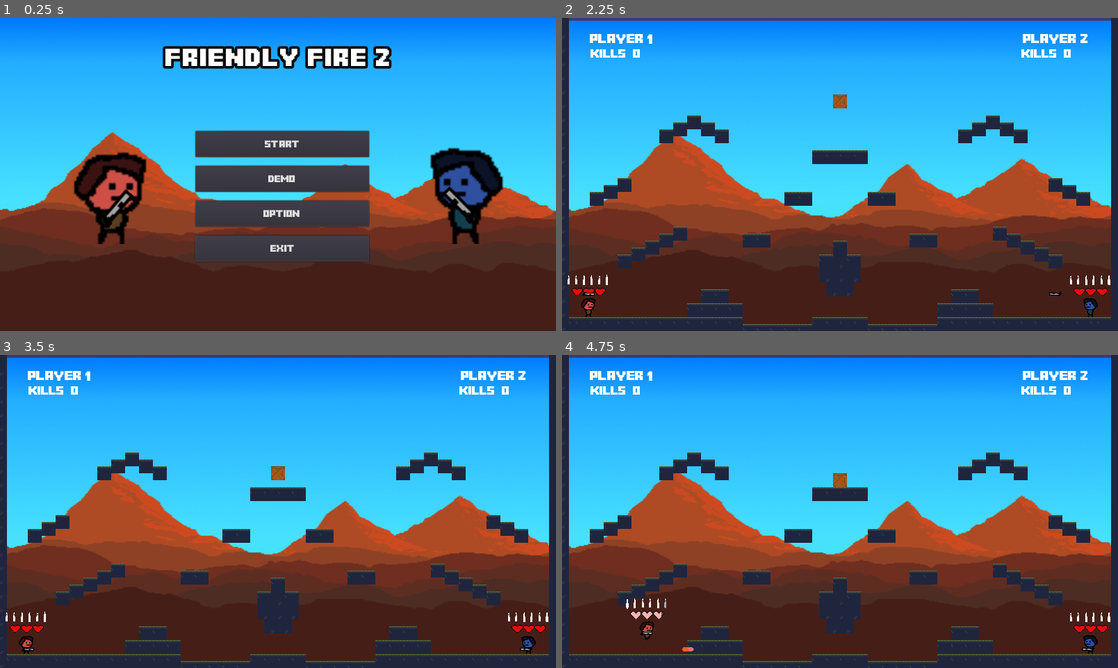
Above: before the commit, frames 1-4 (two rows, left to right).
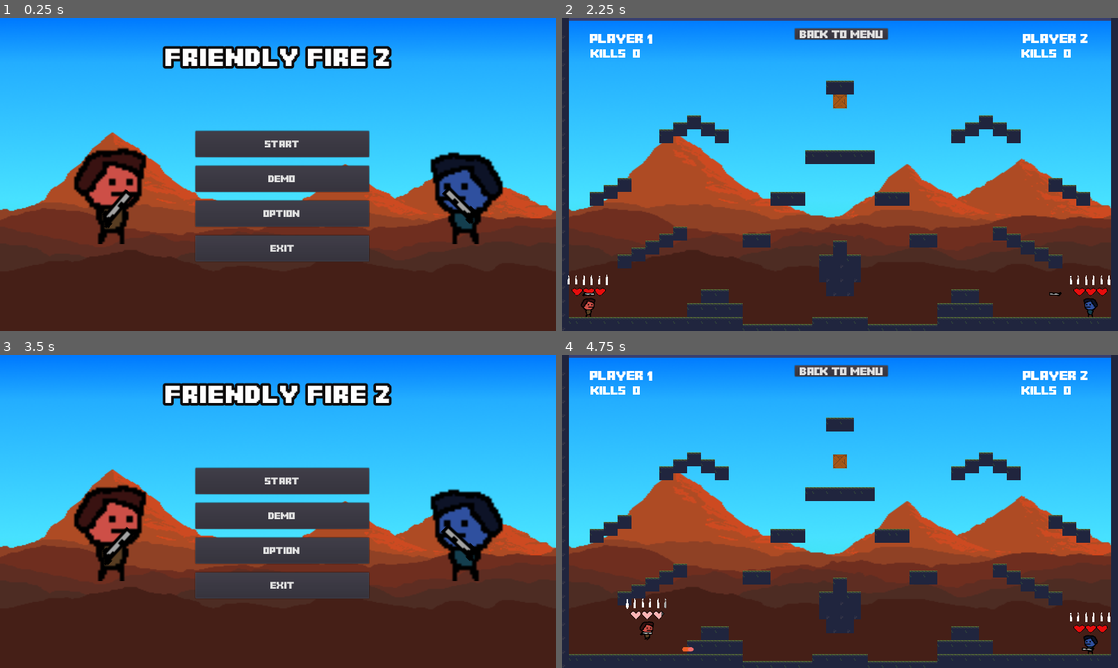
Above: after the commit, the same moments.

Repository: Toefge/InteraktiveSysteme
Game: Godot game, scene res://Menu/Menu.tscn
Two runs of this game, one before a commit and one after it. Both use one fixed random seed, a clock stepped at 60 frames per second and the inputs below.
Inputs (mouse positions are in pixels of both pictures, inside the frame that each line leads up to):
- Up to frame 1 (0.25 s): no input
- Up to frame 2 (2.25 s): click "Demo" at 0.5 s; click "Back To Menu" at 1.25 s; click "Start" at 2 s
- Up to frame 3 (3.5 s): click (278, 370) at 2.75 s, where only the run after the commit has a clickable "Back To Menu"
- Up to frame 4 (4.75 s): click (845, 480) at 3.5 s, where only the run after the commit has a clickable "Start"; move the mouse to (962, 495) at 4.27 s; hold D (right) from 4.28 s (still down); tap Space (fire) at 4.35 s; tap W (up) at 4.52 s

The runs differ from the first frame. In frame 1, 2.4% of the frame differs, in the area x 13-91%, y 41-66%; in frame 2, 1.7%; in frame 3, 32%, in the area x 0-100%, y 0-100%; in frame 4, 1.9%.

Commit message:
Map angepasst und Button im Spiel ergänzt

Diff:
--- a/Demo/DemoGame.gd
+++ b/Demo/DemoGame.gd
@@ -16,4 +16,3 @@
 
 func _on_Button_mouse_entered():
 	$ButtonHover.play()
-	pass # Replace with function body.
--- a/MainGame/mainGame.gd
+++ b/MainGame/mainGame.gd
@@ -3,3 +3,14 @@
 
 func _ready():
 	randomize()
+
+
+func _on_Button_pressed():
+	$ButtonClick.play()
+	yield(get_tree().create_timer(0.1), "timeout")
+	queue_free()
+	get_tree().change_scene("res://Menu/Menu.tscn")
+
+
+func _on_Button_mouse_entered():
+	$ButtonHover.play()
--- a/MainGame/mainGame.tscn
+++ b/MainGame/mainGame.tscn
@@ -8,6 +8,9 @@
 [ext_resource path="res://assets/wall.png" type="Texture" id=6]
 [ext_resource path="res://assets/Isometric Tileset.png" type="Texture" id=7]
 [ext_resource path="res://assets/cavesofgallet.png" type="Texture" id=8]
+[ext_resource path="res://Sound/ButtonHover.wav" type="AudioStream" id=9]
+[ext_resource path="res://assets/MinecraftTitle.ttf" type="DynamicFontData" id=10]
+[ext_resource path="res://Sound/ButtonClick.wav" type="AudioStream" id=11]
 
 [sub_resource type="ConvexPolygonShape2D" id=1]
 points = PoolVector2Array( 0, 0, 32, 0, 32, 32, 0, 32 )
@@ -602,6 +605,10 @@
 } ]
 22/z_index = 0
 
+[sub_resource type="DynamicFont" id=28]
+size = 25
+font_data = ExtResource( 10 )
+
 [node name="game" type="Node"]
 script = ExtResource( 4 )
 
@@ -619,7 +626,7 @@
 cell_size = Vector2( 16, 16 )
 cell_quadrant_size = 6
 format = 1
-tile_data = PoolIntArray( -65497, 19, 0, -65496, 19, 0, -654 …(971 unchanged characters)… 7, 7, 0, 458831, 7, 0, 655359, 7, 0, 589903, 7, 0, 786431, 7, 0, 720975, 7, 0, 917503, 7, 0, 852047, 7, 0, 917522, 4, 0, 917565, 4, 0, 1048575, 7, 0, 983056, 4, 0, 983060, 4, 0, 983099, 4, 0, 983103, 4, 0, 983119, 7, 0, 1048590, 4, 0, 1048598, 4, 0, 1048633, 4, 0, 1048641, 4, 0, 1179647, 7, 0, 1114191, 7, 0, 1310719, 7, 0, 1245220, 4, 0, 1245222, 4, 0, 1245224, 4, 0, 1245226, 4, 0, 1245263, 7, 0, 1441791, 7, 0, 1376335, 7, 0, 1572863, 7, 0, 1507336, 4, 0, 1507398, 4, 0, 1507407, 7, 0, 1572870, 4, 0, 1572936, 4, 0, 1703935, 7, 0, 1638404, 4, 0, 1638432, 4, 0, 1638434, 4, 0, 1638444, 4, 0, 1638446, 4, 0, 1638474, 4, 0, 1638479, 7, 0, 18 …(1393 unchanged characters)…
+tile_data = PoolIntArray( -65497, 19, 0, -65496, 19, 0, -654 …(971 unchanged characters)… 7, 7, 0, 458831, 7, 0, 655359, 7, 0, 589862, 4, 0, 589864, 4, 0, 589903, 7, 0, 786431, 7, 0, 720975, 7, 0, 917503, 7, 0, 852047, 7, 0, 917522, 4, 0, 917564, 4, 0, 1048575, 7, 0, 983056, 4, 0, 983060, 4, 0, 983098, 4, 0, 983102, 4, 0, 983119, 7, 0, 1048590, 4, 0, 1048598, 4, 0, 1048632, 4, 0, 1048640, 4, 0, 1179647, 7, 0, 1114191, 7, 0, 1310719, 7, 0, 1245219, 4, 0, 1245220, 4, 0, 1245222, 4, 0, 1245224, 4, 0, 1245226, 4, 0, 1245227, 4, 0, 1245263, 7, 0, 1441791, 7, 0, 1376335, 7, 0, 1572863, 7, 0, 1507336, 4, 0, 1507398, 4, 0, 1507407, 7, 0, 1572870, 4, 0, 1572936, 4, 0, 1703935, 7, 0, 1638404, 4, 0, 1638430, 4, 0, 1638431, 4, 0, 1638433, 4, 0, 1638445, 4, 0, 1638447, 4, 0, 1638448, 4, 0, 1638474, 4, 0, 1638479, 7, 0, 18 …(1393 unchanged characters)…
 
 [node name="player1" parent="." instance=ExtResource( 3 )]
 self_modulate = Color( 0.566406, 0.18364, 0.18364, 1 )
@@ -648,5 +655,26 @@
 
 [node name="Node" parent="." instance=ExtResource( 1 )]
 
+[node name="ButtonHover" type="AudioStreamPlayer2D" parent="."]
+stream = ExtResource( 9 )
+
+[node name="ButtonClick" type="AudioStreamPlayer2D" parent="."]
+stream = ExtResource( 11 )
+
+[node name="Button" type="Button" parent="."]
+anchor_left = 0.5
+anchor_right = 0.5
+margin_left = -104.0
+margin_top = 24.0
+margin_right = 110.0
+margin_bottom = 49.0
+custom_fonts/font = SubResource( 28 )
+text = "Back To Menu"
+__meta__ = {
+"_edit_use_anchors_": false
+}
+
 [connection signal="killed" from="player1" to="HUD" method="_on_player1_killed"]
 [connection signal="killed" from="player2" to="HUD" method="_on_player2_killed"]
+[connection signal="mouse_entered" from="Button" to="." method="_on_Button_mouse_entered"]
+[connection signal="pressed" from="Button" to="." method="_on_Button_pressed"]
--- a/Menu/Menu.tscn
+++ b/Menu/Menu.tscn
@@ -205,6 +205,7 @@
 scale = Vector2( 5, 5 )
 frames = SubResource( 15 )
 animation = "idle"
+frame = 1
 playing = true
 
 [node name="Player2" type="AnimatedSprite" parent="."]
@@ -214,7 +215,6 @@
 scale = Vector2( 5, 5 )
 frames = SubResource( 15 )
 animation = "idle"
-frame = 1
 playing = true
 flip_h = true
 
@@ -240,6 +240,7 @@
 
 [node name="ButtonClick" type="AudioStreamPlayer2D" parent="."]
 stream = ExtResource( 3 )
+
 [connection signal="mouse_entered" from="ButtonStart" to="." method="_on_ButtonStart_mouse_entered"]
 [connection signal="pressed" from="ButtonStart" to="." method="_on_ButtonStart_pressed"]
 [connection signal="mouse_entered" from="ButtonOption" to="." method="_on_ButtonOption_mouse_entered"]
Not shown: 1 places in MainGame/mainGame.tscn that only renumber resources
